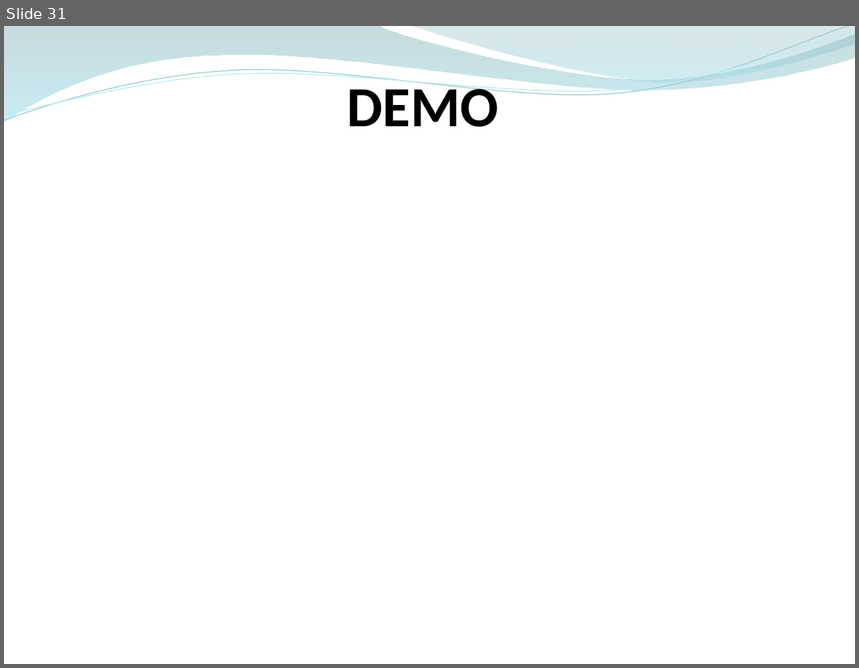
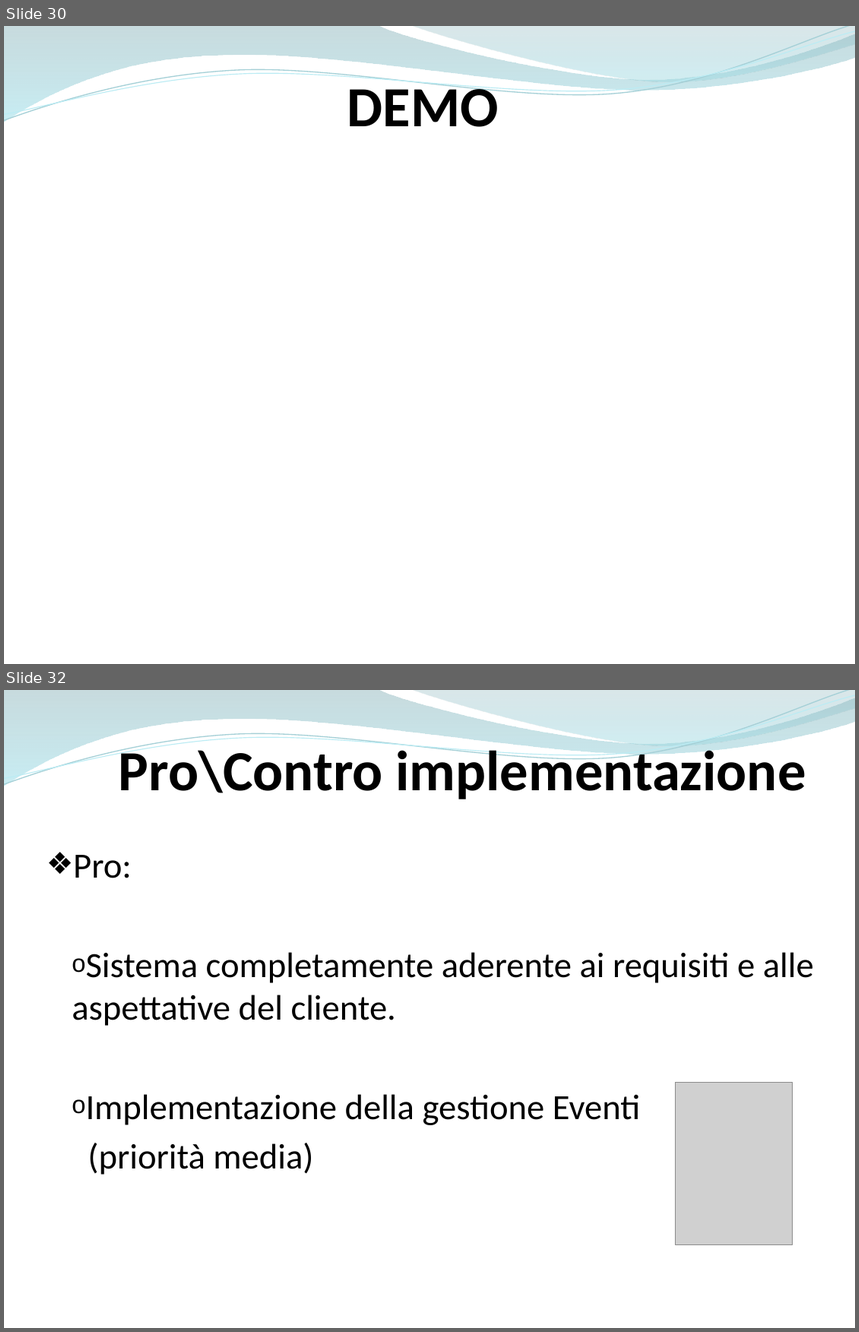
Before and after one commit to ammirate/at-silo, a slide deck: Presentazione/Atsilo3/Atsilo_H_PresentazioneFinale.pptx. Shown one above the other, each under a label of ours: slide 31 before the commit, slides 30 and 32 after it; the slides between them are not shown. The pictures are 859x668 and 859x1332 pixels, drawn with LibreOffice and Linux fonts; fonts in the diff are those of the drawing; grey boxes stand for pictures. Boxes give left, top, right and bottom in pixels: in the first picture for what was removed or moved away, otherwise in the second. Text is boxed around its words. In the diff, an @@ line names an element or a change of style, - is before the commit and + after.

```diff
--- a/Presentazione/Atsilo3/Atsilo_H_PresentazioneFinale.pptx
+++ b/Presentazione/Atsilo3/Atsilo_H_PresentazioneFinale.pptx
@@ slide 32 added at [4, 690, 855, 1328], background #FFFFFF; not listed: 4 template elements that a slide beside it also shows @@
@@ text added at [119, 744, 807, 799], 48 pt, text #000000, bold @@
+Pro\Contro implementazione
@@ text added at [72, 855, 814, 1175], 30 pt, text #000000 @@
+  ❖ Pro:
+    o Sistema completamente aderente ai requisiti e alle aspettative del cliente.
+    o Implementazione della gestione Eventi
+    (priorità media)
@@ picture added at [676, 1082, 793, 1246] @@
@@ what was slide 31 is now slide 30 @@
```
Also in this commit, not shown: 28 slides changed, 1 slide removed, 4 other files.
